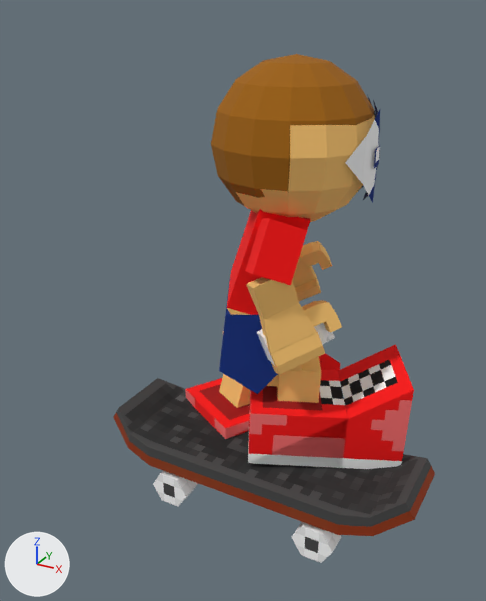
Before and after pictures for a commit that changed the glTF model Models/CharacterNew/CharacterBase.gltf.
Both versions are drawn from a 50 mm lens placed at (1.41, -2.8, 2.26), pointed at (-0.11, -0.05, 0.89). Lighting does not change. The marker at lower left points along +X, +Y and +Z. The older version comes first. Where no turn or scale is listed for an object, it has been applied to the vertices. Vertices at exactly the same position are counted once.

Names of what the first picture shows: 'Arm.001', 'Head.001', 'LowerArm.002', 'LowerLeg.001', 'LowerLeg.002', 'Palm.001', 'Shape', 'Shoes.001', 'Torso', 'Waist.001', 'Wheels', 'Wheels.002', 'mesh', 'mesh.001' and 14 more.
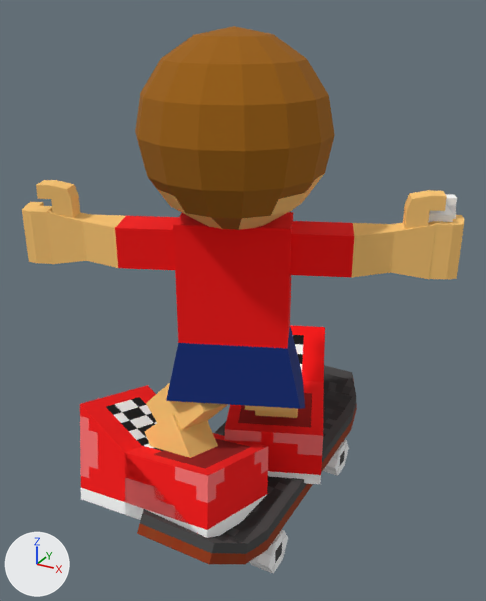
Not drawn themselves, but carrying or shaping drawn objects: ob_character, ob_rightleg, ob_lowerleg, ob_shoes, ob_leftleg, ob_lowerleg2, ob_shoes2, ob_body, ob_leftarm, ob_lowerarm, ob_head, ob_rightarm, ob_lowerarm4.

Location of each change, [x1, y1, x2, y2] in pixels of the pictures (486 x 601 px):
'Head.001', moved, turned: before [211, 54, 375, 222]; after [135, 26, 335, 230]
'Shape', turned: before [113, 378, 435, 536]; after [137, 365, 357, 564]
'Torso', moved, turned: before [227, 209, 310, 315]; after [173, 212, 293, 348]
'mesh.001', moved, turned: before [185, 378, 250, 439]; after [125, 433, 268, 538]
'Shoes.001', moved, turned: before [253, 344, 414, 469]; after [290, 325, 325, 382]
'Waist.001', moved, turned: before [219, 280, 278, 394]; after [166, 327, 305, 409]
'mesh', moved, turned: before [248, 369, 348, 468]; after [225, 381, 324, 484]
'Shoes.002', moved, turned: before [319, 353, 340, 370]; after [80, 385, 194, 532]
'Arm.001', moved, turned: before [245, 218, 308, 285]; after [290, 221, 354, 277]
'Palm.001', moved, turned: before [259, 303, 317, 353]; after [390, 222, 436, 279]
'LowerArm.002', moved, turned: before [246, 277, 299, 319]; after [352, 223, 394, 277]
'Arm', moved, turned (not visible before): after [115, 216, 178, 270]
'LowerLeg.002', moved, turned: before [219, 374, 250, 408]; after [145, 413, 218, 458]
'mesh.005', moved, turned: before [302, 300, 342, 332]; after [403, 190, 447, 229]
'Palm', moved, turned (mostly hidden before): before [293, 257, 310, 277]; after [46, 209, 90, 264]
'mesh.002', moved, turned: before [299, 241, 332, 270]; after [36, 180, 80, 218]
'LowerLeg.001', moved, turned (mostly hidden afterwards): before [277, 357, 321, 403]; after [255, 408, 298, 418]
'Wheels', turned: before [153, 471, 198, 506]; after [249, 529, 288, 574]
'mesh.007', moved, turned: before [270, 340, 308, 375]; after [429, 245, 461, 280]
'Wheels.002', turned: before [292, 522, 341, 563]; after [323, 440, 349, 476]
'LowerArm.001', moved, turned (not visible before): after [83, 214, 126, 268]
'Leg.001', moved, turned (not visible before): after [146, 383, 228, 430]
'RightEye', moved, turned (not visible afterwards): before [345, 110, 380, 203]
'mesh.006', moved, turned: before [300, 332, 325, 361]; after [433, 215, 464, 246]
'mesh.003', moved, turned: before [297, 266, 321, 298]; after [22, 202, 52, 232]
'mesh.004', moved, turned (mostly hidden before): before [292, 276, 307, 301]; after [25, 230, 52, 264]
'Can', moved, turned: before [257, 323, 328, 366]; after [428, 205, 453, 222]
'Leg', moved, turned: before [266, 364, 302, 386]; after [245, 405, 291, 413]
'Cap', moved, turned: before [326, 331, 335, 342]; after [445, 194, 457, 216]
'RightPupil', moved, turned (not visible afterwards): before [374, 146, 380, 168]
'Trigger.001', moved, turned (mostly hidden): before [322, 337, 330, 345]; after [448, 205, 456, 219]
'Brow', moved, turned (not visible afterwards): before [367, 94, 378, 118]
'Mouth', moved, turned (not visible afterwards): before [359, 166, 378, 200]

What changed in the scene script:
```text
Change me_mesh_32:
    used by ob_shape; location = (0.0, 0.0, -0.219)
    remove me_mesh_32.from_pydata(...)  # 24 vertices, 44 faces; spans x -0.9..0.9, y -0.31..0.31, z 0.09..0.32
    add me_mesh_32.from_pydata(...)  # 24 vertices, 44 faces; spans x -0.31..0.31, y -0.9..0.9, z -0.11..0.11
    me_mesh_32 part 1: the whole mesh is turned 90 degrees about the z axis through its middle, then moved by (0.0, 0.0, -0.21)
Change me_mesh_34:
    used by ob_wheels; location = (-0.438, -0.188, -0.25)
    remove me_mesh_34.from_pydata(...)  # 14 vertices, 24 faces; spans x -0.113..0.113, y -0.125..0.0, z -0.094..0.094
    add me_mesh_34.from_pydata(...)  # 14 vertices, 24 faces; spans x 0.625..0.75, y -0.363..-0.137, z -0.094..0.094
    me_mesh_34 part 2: the whole mesh is turned 90 degrees about the z axis through its middle, then moved by (0.688, -0.188, 0.0)
Change me_mesh_37:
    used by ob_wheels_002; location = (0.438, -0.188, -0.25)
    remove me_mesh_37.from_pydata(...)  # 14 vertices, 24 faces; spans x -0.113..0.113, y -0.125..0.0, z -0.094..0.094
    add me_mesh_37.from_pydata(...)  # 14 vertices, 24 faces; spans x -0.25..-0.125, y 0.512..0.738, z -0.094..0.094
    me_mesh_37 part 3: the whole mesh is turned 90 degrees about the z axis through its middle, then moved by (-0.188, 0.688, 0.0)
Change ob_character:
    ob_character.location: (-0.188, 0.188, 1.0) -> (0.0, -0.312, 1.031)
    ob_character.rotation_euler: (0.0, 0.0, -1.091) -> (0.0, 0.0, 0.393)  # degrees (0, 0, -63) -> degrees (0, 0, 23)
Change ob_rightleg:
    ob_rightleg.rotation_euler: (1.571, 0.0, 0.0) -> (1.316, 0.0, 0.0)  # degrees (90, 0, 0) -> degrees (75, 0, 0)
Change ob_lowerleg:
    ob_lowerleg.rotation_euler: (-1.614, 0.0, 0.0) -> (-1.25, 0.0, 0.0)  # degrees (-92, 0, 0) -> degrees (-72, 0, 0)
Change ob_shoes:
    ob_shoes.rotation_euler: (0.0, 0.0, 0.0) -> (-0.0291, 0.0, 0.0)  # degrees (0, 0, 0) -> degrees (-1.7, 0, 0)
Change ob_leftleg:
    ob_leftleg.rotation_euler: (0.131, 0.0, 0.567) -> (0.7, 0.255, 1.058)  # degrees (7.5, 0, 32) -> degrees (40, 15, 61)
Change ob_lowerleg2:
    ob_lowerleg2.rotation_euler: (-0.349, 0.0, 0.0) -> (-1.455, 0.0, 0.0)  # degrees (-20, 0, 0) -> degrees (-83, 0, 0)
Change ob_shoes2:
    ob_shoes2.rotation_euler: (0.218, 0.0, 0.0) -> (0.597, 0.0, 0.0)  # degrees (12, 0, 0) -> degrees (34, 0, 0)
Change ob_body:
    ob_body.rotation_euler: (-0.305, 0.0, 0.0) -> (0.0, 0.0, 0.0)  # degrees (-17, 0, 0) -> degrees (0, 0, 0)
Change ob_leftarm:
    ob_leftarm.rotation_euler: (-1.245, -1.295, -0.14) -> (0.0, 0.0, 0.0)  # degrees (-71, -74, -8) -> degrees (0, 0, 0)
Change ob_lowerarm:
    ob_lowerarm.rotation_euler: (0.0, 0.698, 0.0) -> (0.0, 0.0, 0.0)  # degrees (0, 40, 0) -> degrees (0, 0, 0)
Change ob_head:
    ob_head.rotation_euler: (0.305, 0.0, 0.0) -> (0.0, 0.0, 0.0)  # degrees (17, 0, 0) -> degrees (0, 0, 0)
    ob_head.location: (0.0, 0.0622, 0.5) -> (0.0, -0.000345, 0.562)
Change ob_rightarm:
    ob_rightarm.rotation_euler: (-1.675, 1.236, 0.00421) -> (0.0, 0.0, 0.0)  # degrees (-96, 71, 0.2) -> degrees (0, 0, 0)
Change ob_lowerarm4:
    ob_lowerarm4.rotation_euler: (0.0, -0.698, 0.0) -> (0.0, 0.0, 0.0)  # degrees (0, -40, 0) -> degrees (0, 0, 0)
Change ob_shape:
    ob_shape.location: (0.0, 0.0, -0.219) -> (0.0, 0.0, -0.01)
```
